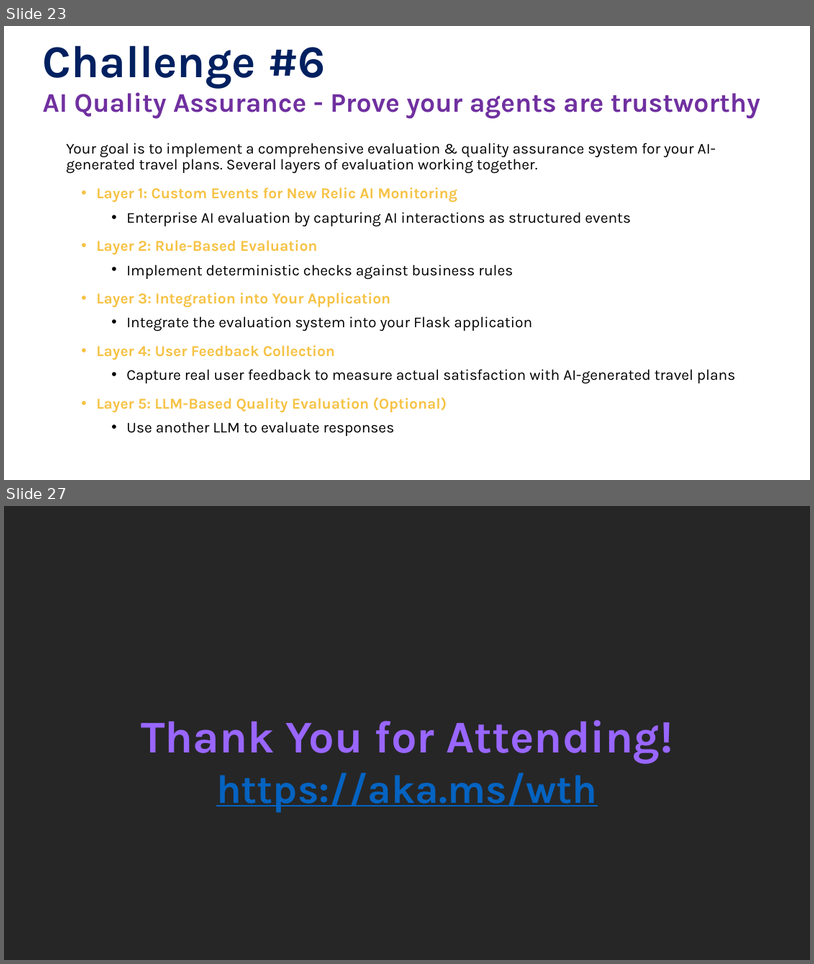
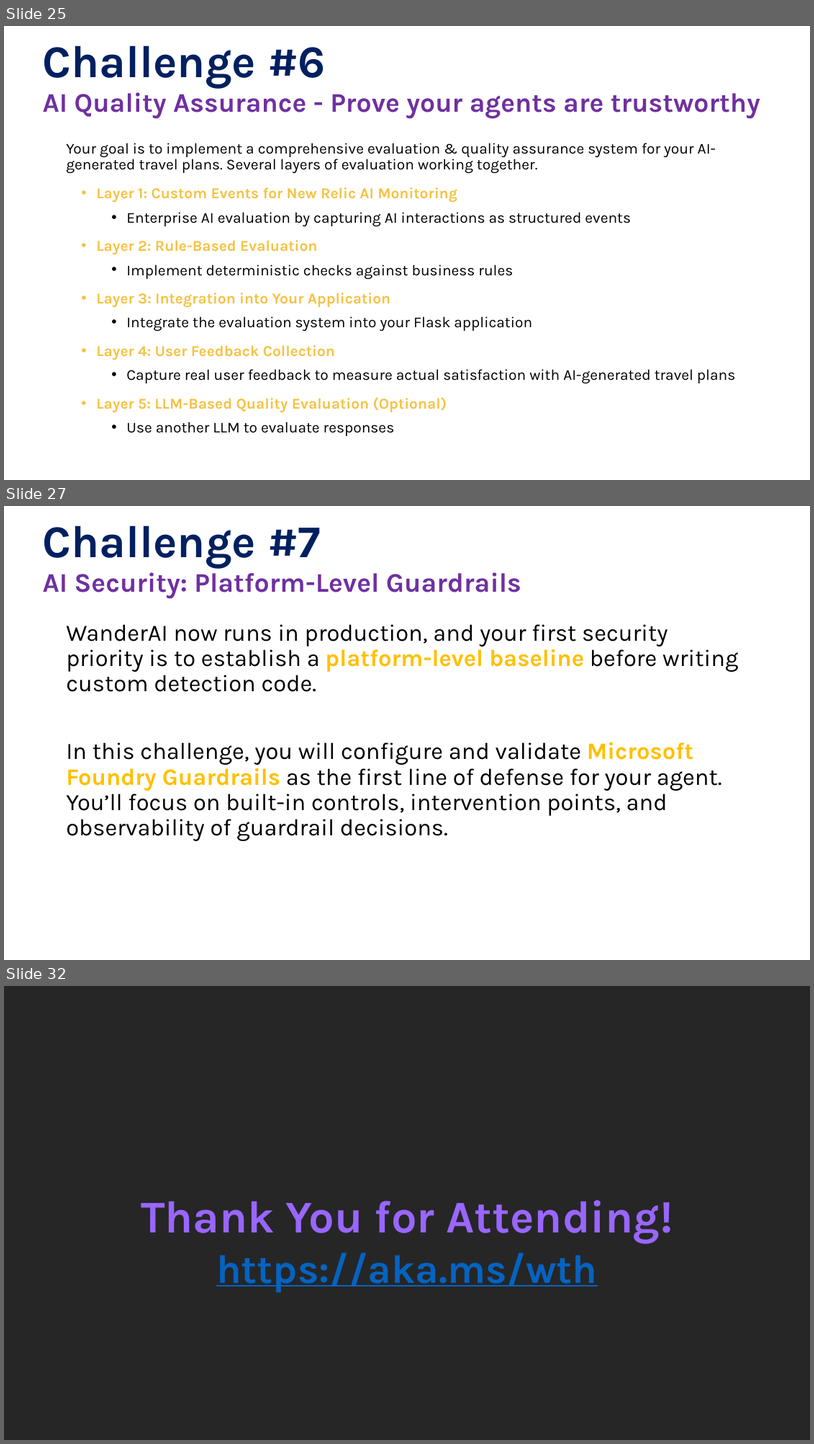
Before and after one commit to microsoft/WhatTheHack, a slide deck: 073-AgentFrameworkObservabilityWithNewRelic/Coach/Lectures.pptx. Shown one above the other, each under a label of ours: slides 23 and 27 before the commit, slides 25, 27 and 32 after it; the slides between them are not shown. The pictures are 814x964 and 814x1444 pixels, drawn with LibreOffice and Linux fonts; fonts in the diff are those of the drawing; background and template pictures are left out. Boxes give left, top, right and bottom in pixels: in the first picture for what was removed or moved away, otherwise in the second. Text is boxed around its words. In the diff, an @@ line names an element or a change of style, - is before the commit and + after.

```diff
--- a/073-AgentFrameworkObservabilityWithNewRelic/Coach/Lectures.pptx
+++ b/073-AgentFrameworkObservabilityWithNewRelic/Coach/Lectures.pptx
@@ slide 27 added at box(4, 506, 810, 960), background #FFFFFF @@
@@ title added at box(42, 525, 321, 568), 54 pt, text #002060, bold @@
+Challenge #7
@@ text added at box(43, 567, 522, 599), 32 pt, text #7030A0, bold @@
+AI Security: Platform-Level Guardrails
@@ text added at box(66, 624, 738, 841), 28 pt, text #000000 @@
+WanderAI now runs in production, and your first security priority is to establish a platform-level baseline before writing custom detection code.
+In this challenge, you will configure and validate Microsoft Foundry Guardrails as the first line of defense for your agent. You’ll focus on built-in controls, intervention points, and observability of guardrail decisions.
@@ what was slide 23 is now slide 25 @@
@@ what was slide 27 is now slide 32 @@
```
Also in this commit, not shown: 3 slides changed, 4 other slides added, 1 other file.
